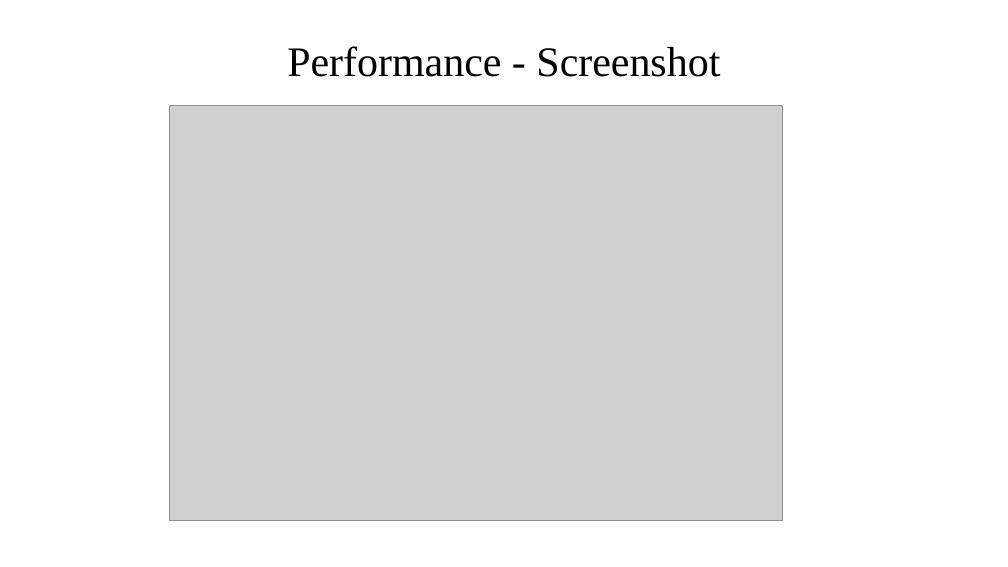
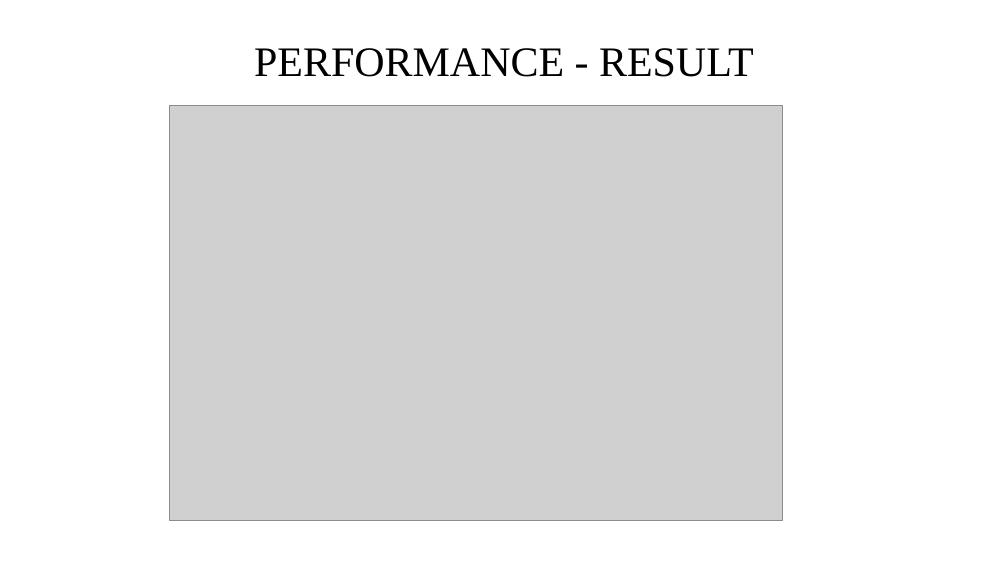
Before and after one commit to DhanalakshmiKandasamy/cfiles, a slide deck: slide 33 of PROJ8376.pptx (slide 27 before the commit). Drawn at 1008x567 pixels with LibreOffice and Linux fonts; fonts in the diff are those of the drawing; grey boxes stand for pictures. Boxes give left, top, right and bottom in pixels: in the first picture for what was removed or moved away, otherwise in the second. Text is boxed around its words. In the diff, an @@ line names an element or a change of style, - is before the commit and + after.

```diff
--- a/PROJ8376.pptx
+++ b/PROJ8376.pptx
@@ title at [254,48,754,77]: text changed @@
-Performance - Screenshot
+PERFORMANCE - RESULT
```
Also in this commit, not shown: 31 other slides changed, 2 slides added, 2 slides removed, 5 other files.
